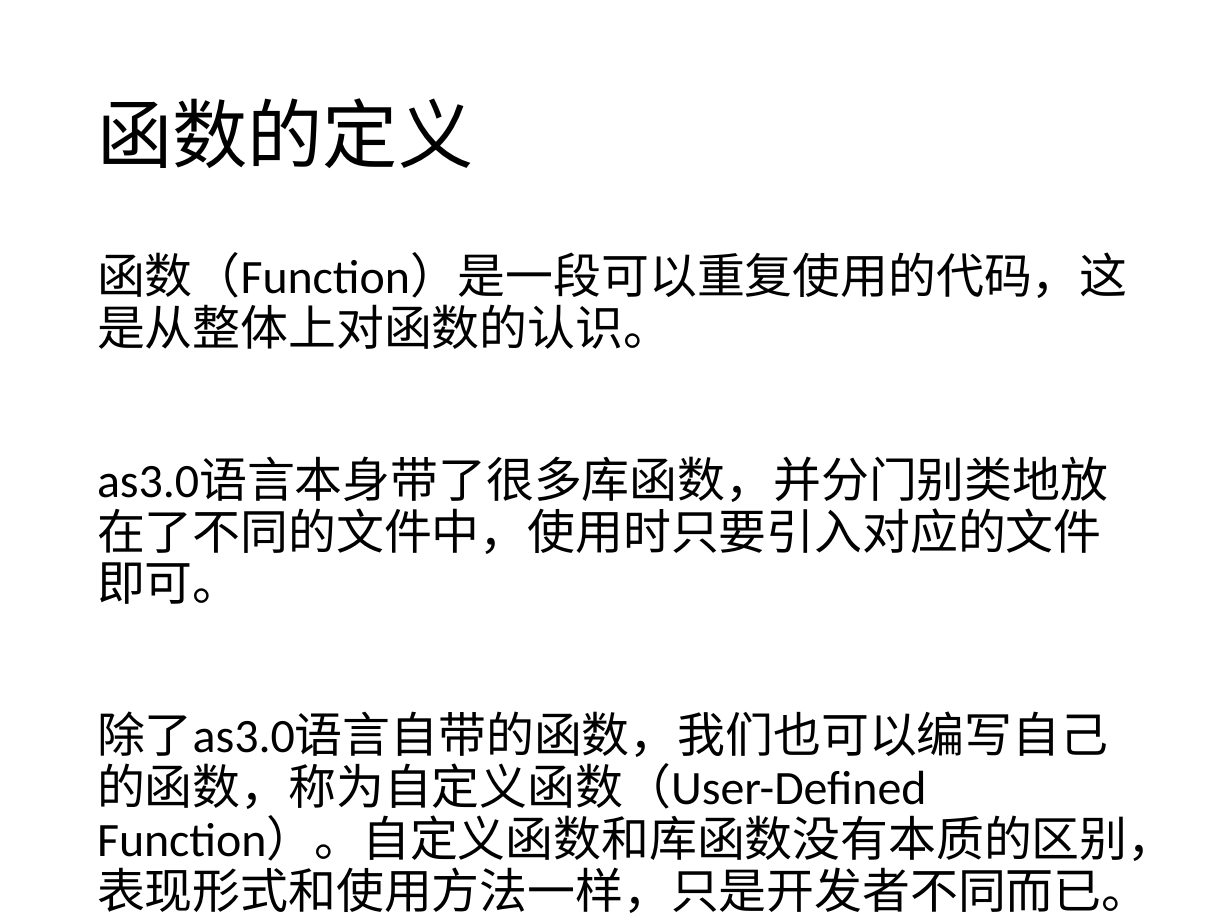
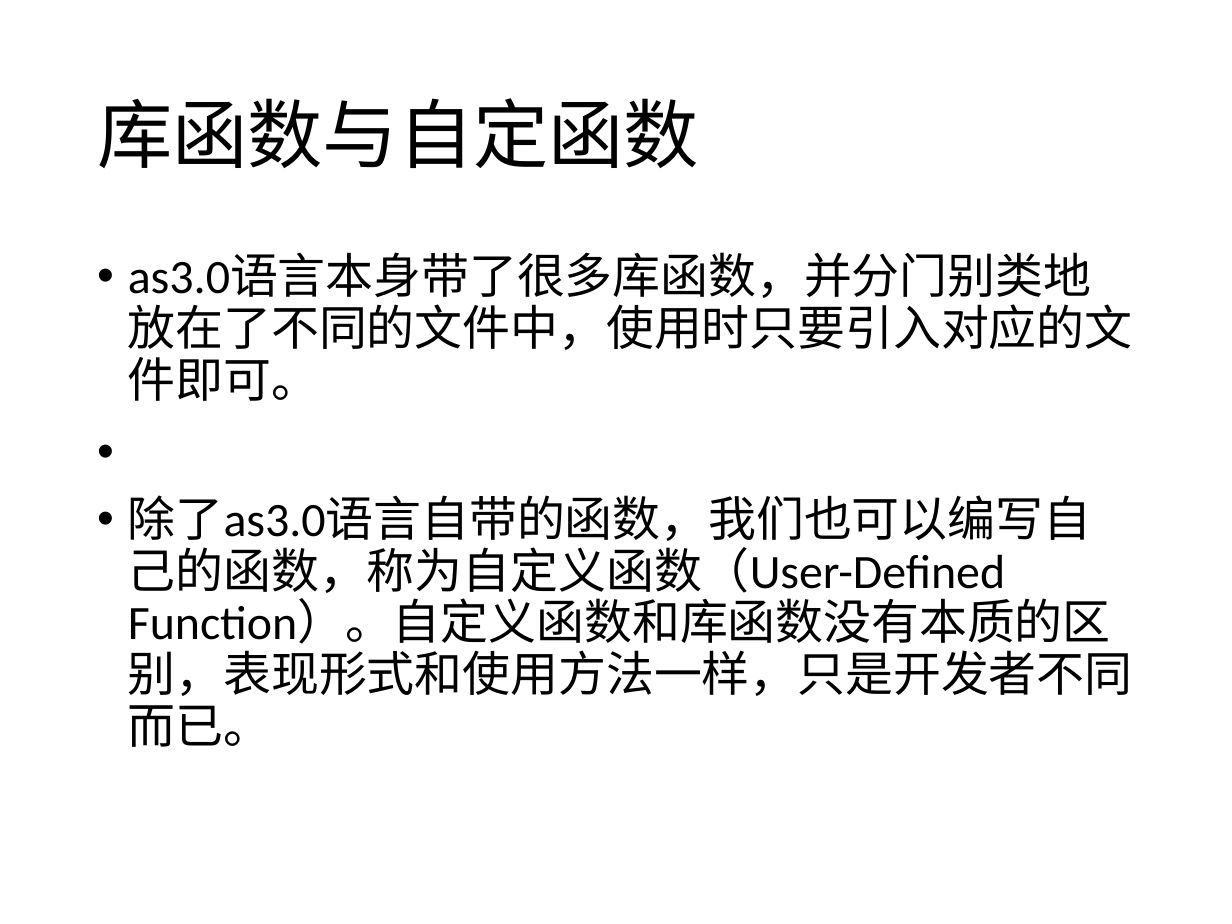
Before and after one commit to zhinan18/test, a slide deck: slide 10 of flash1.pptx (slide 9 before the commit). Drawn at 1232x924 pixels with LibreOffice and Linux fonts; fonts in the diff are those of the drawing. Boxes give left, top, right and bottom in pixels: in the first picture for what was removed or moved away, otherwise in the second. Text is boxed around its words. In the diff, an @@ line names an element or a change of style, - is before the commit and + after.

Commit message:
update ppt

```diff
--- a/flash1.pptx
+++ b/flash1.pptx
@@ title at [97,98,699,168]: text changed @@
-函数的定义
+库函数与自定函数
@@ text at [128,253,1133,747]: text changed @@
-• 函数（Function）是一段可以重复使用的代码，这是从整体上对函数的认识。
-  as3.0语言本身带了很多库函数，并分门别类地放在了不同的文件中，使用时只要引入对应的文件即可。
-  除了as3.0语言自带的函数，我们也可以编写自己的函数，称为自定义函数（User-Defined Function）。自定义函数和库函数没有本质的区别，表现形式和使用方法一样，只是开发者不同而已。
+• as3.0语言本身带了很多库函数，并分门别类地放在了不同的文件中，使用时只要引入对应的文件即可。
+• 除了as3.0语言自带的函数，我们也可以编写自己的函数，称为自定义函数（User-Defined Function）。自定义函数和库函数没有本质的区别，表现形式和使用方法一样，只是开发者不同而已。
```
Also in this commit, not shown: 2 other slides changed, 4 slides added, 2 other files.
